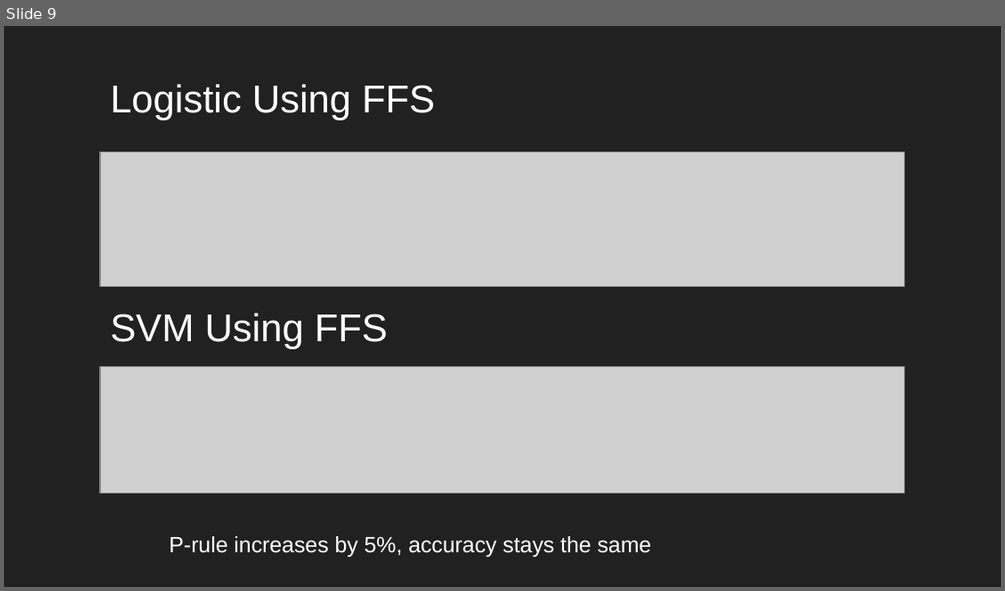
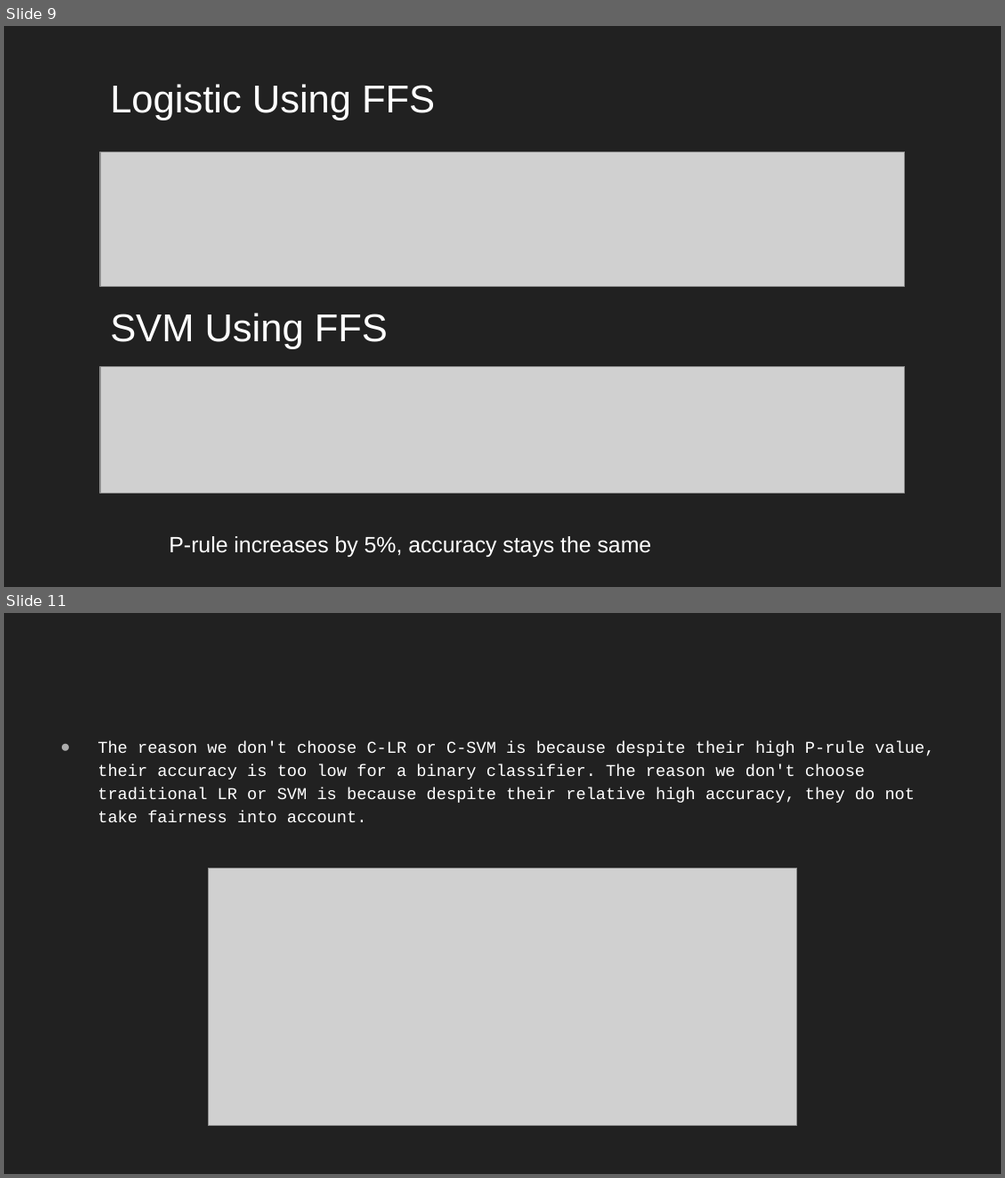
Before and after one commit to TZstatsADS/ads-spring2023-project4-group-6, a slide deck: doc/Presentation.pptx. Shown one above the other, each under a label of ours: slide 9 before the commit, slides 9 and 11 after it; the slides between them are not shown. The pictures are 1005x591 and 1005x1178 pixels, drawn with LibreOffice and Linux fonts; fonts in the diff are those of the drawing; grey boxes stand for pictures. Boxes give left, top, right and bottom in pixels: in the first picture for what was removed or moved away, otherwise in the second. Text is boxed around its words. In the diff, an @@ line names an element or a change of style, - is before the commit and + after.

```diff
--- a/doc/Presentation.pptx
+++ b/doc/Presentation.pptx
@@ slide 11 added at (x1=4, y1=613, x2=1001, y2=1174), background #212121 @@
@@ text added at (x1=97, y1=741, x2=934, y2=822), 12 pt, text #FFFFFF @@
+● The reason we don't choose C-LR or C-SVM is because despite their high P-rule value, their accuracy is too low for a binary classifier. The reason we don't choose traditional LR or SVM is because despite their relative high accuracy, they do not take fairness into account.
@@ picture added at (x1=209, y1=868, x2=796, y2=1125) @@
```
Also in this commit, not shown: 3 slides changed, 1 other slide added, 2 other files.
